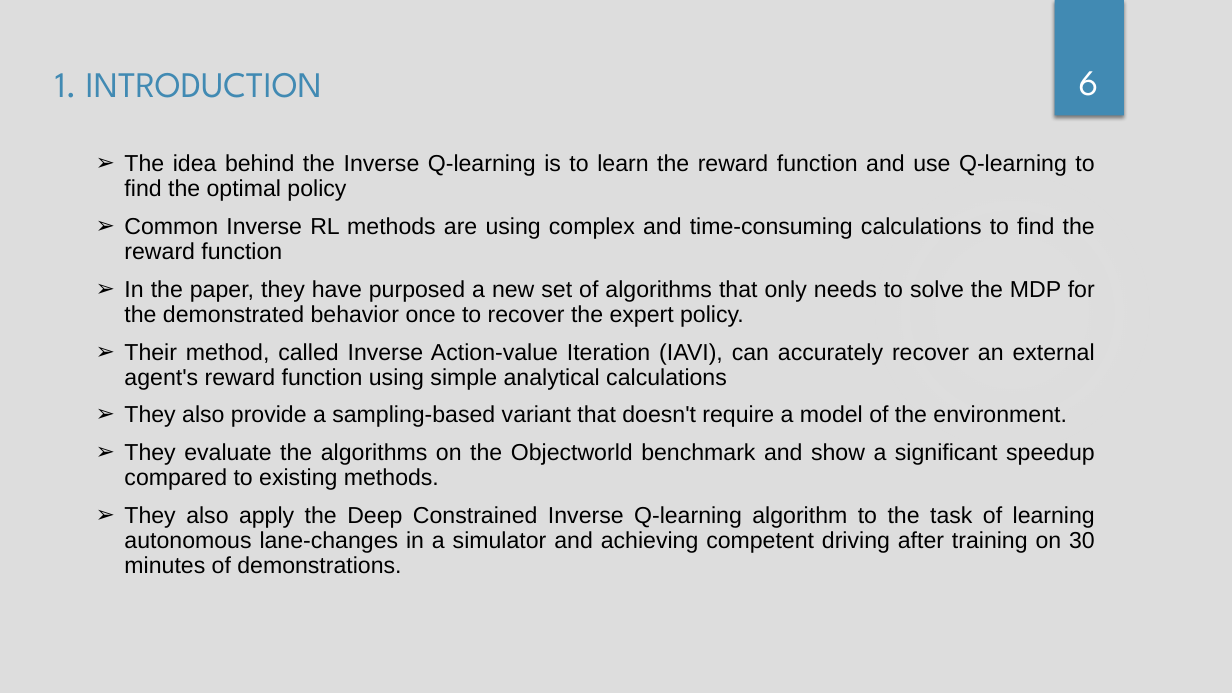
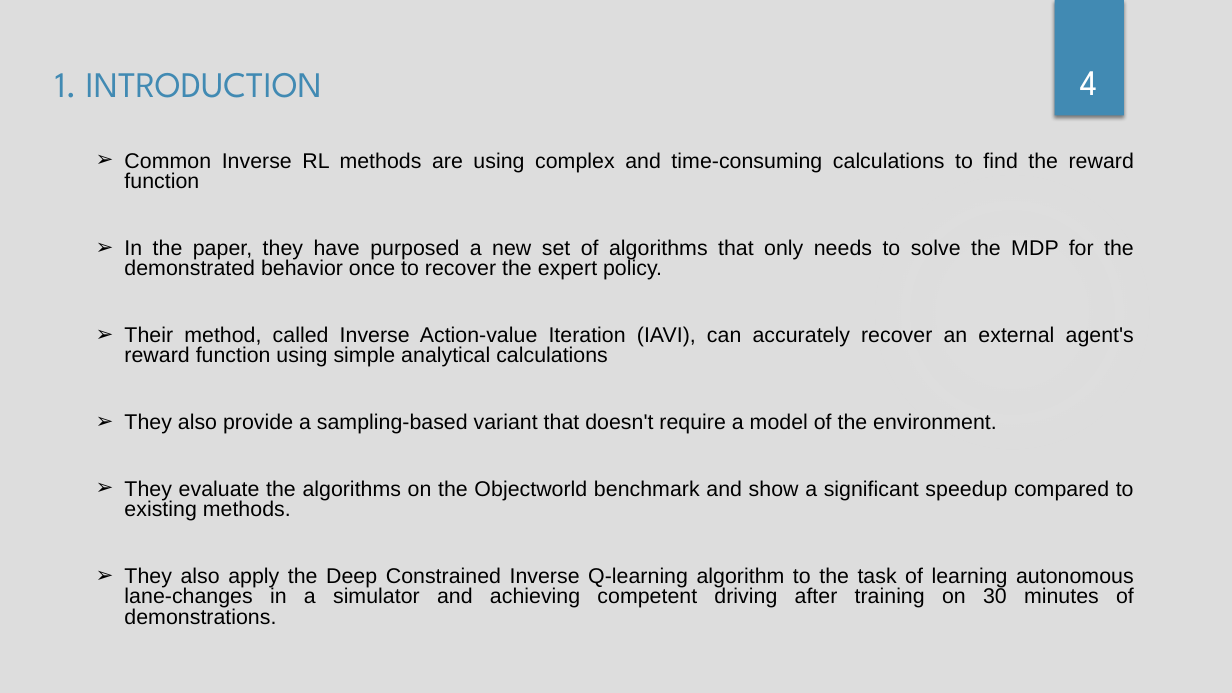
Before and after one commit to chinthaka0531/inverse_q_learning, a slide deck: slide 4 of docs/Deep_Inverse_Q_Learning-chinthaka.pptx (slide 6 before the commit). Drawn at 1232x693 pixels with LibreOffice and Linux fonts; fonts in the diff are those of the drawing; background and template pictures are left out. Boxes give left, top, right and bottom in pixels: in the first picture for what was removed or moved away, otherwise in the second. Text is boxed around its words. In the diff, an @@ line names an element or a change of style, - is before the commit and + after.

Commit message:
updated the presentation

```diff
--- a/docs/Deep_Inverse_Q_Learning-chinthaka.pptx
+++ b/docs/Deep_Inverse_Q_Learning-chinthaka.pptx
@@ page number at [1080,71,1098,95]: text changed @@
-6
+4
@@ text "Common Inverse RL methods are ..." at [124,152,1134,624]: size 18 to 16.6 pt; line spacing 0.9 to 0.8 @@
@@ text at [124,154,1094,201]: paragraph removed @@
-➢ The idea behind the Inverse Q-learning is to learn the reward function and use Q-learning to find the optimal policy
```
Also in this commit, not shown: 1 other slide changed.
